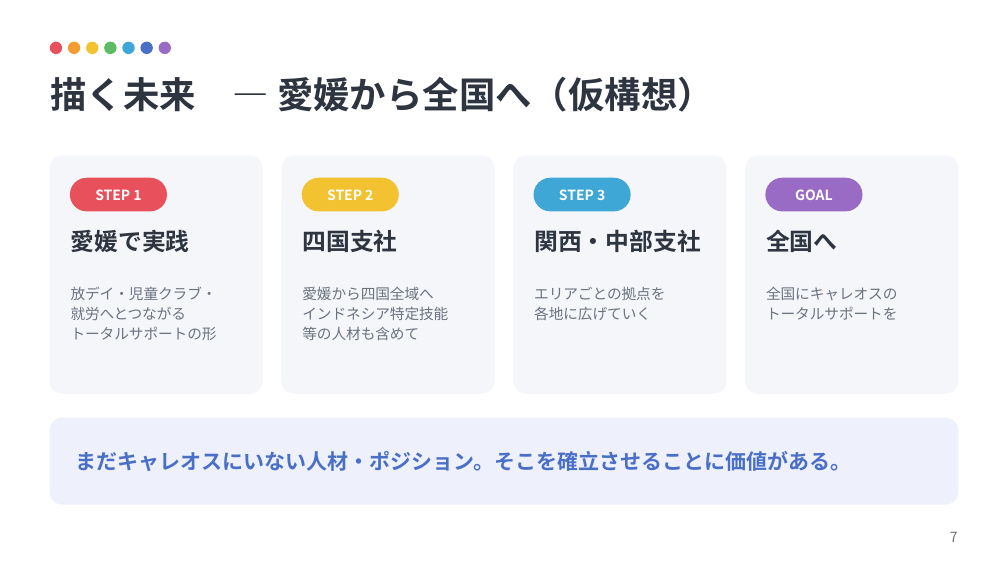
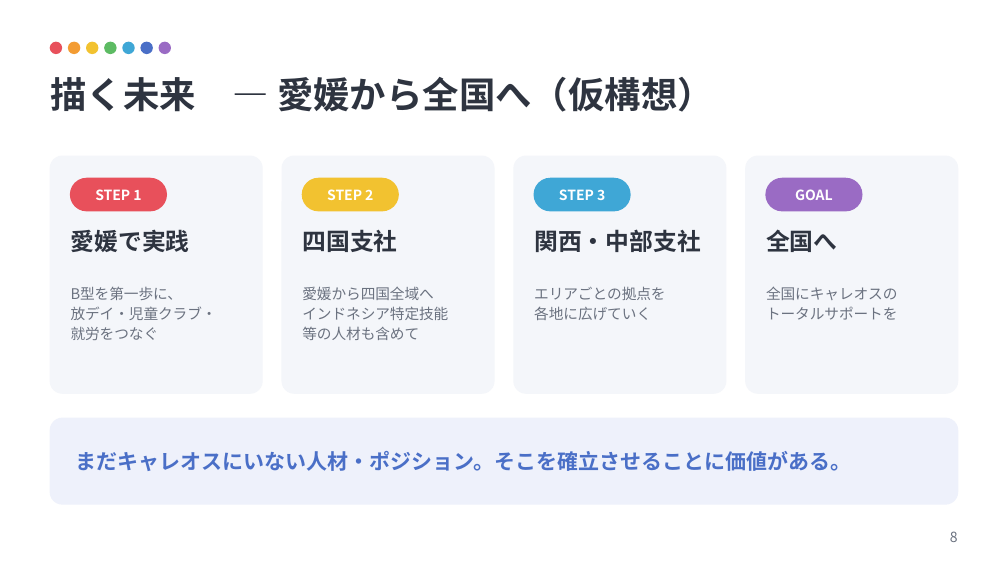
Before and after one commit to 29psy8btsg-hue/-, a slide deck: slide 8 of presentation/crossborder_career_presentation.pptx (slide 7 before the commit). Drawn at 1008x567 pixels with LibreOffice and Linux fonts; fonts in the diff are those of the drawing. Boxes give left, top, right and bottom in pixels: in the first picture for what was removed or moved away, otherwise in the second. Text is boxed around its words. In the diff, an @@ line names an element or a change of style, - is before the commit and + after.

```diff
--- a/presentation/crossborder_career_presentation.pptx
+++ b/presentation/crossborder_career_presentation.pptx
@@ text at bbox=[71, 287, 182, 300]: paragraph added @@
+B型を第一歩に、
@@ text at bbox=[71, 327, 159, 340]: text changed @@
-就労へとつながる
-トータルサポートの形
+就労をつなぐ
@@ text at bbox=[950, 531, 958, 542]: text changed @@
-7
+8
```
Also in this commit, not shown: 2 slides added, 1 slide removed, 4 other files.
